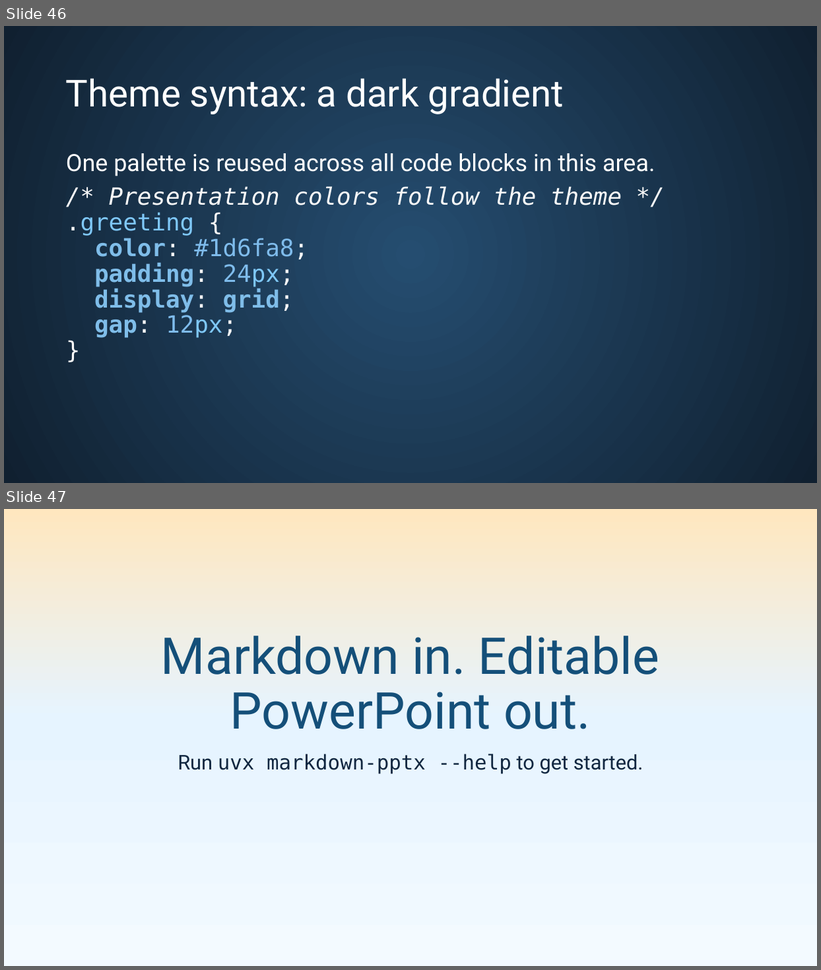
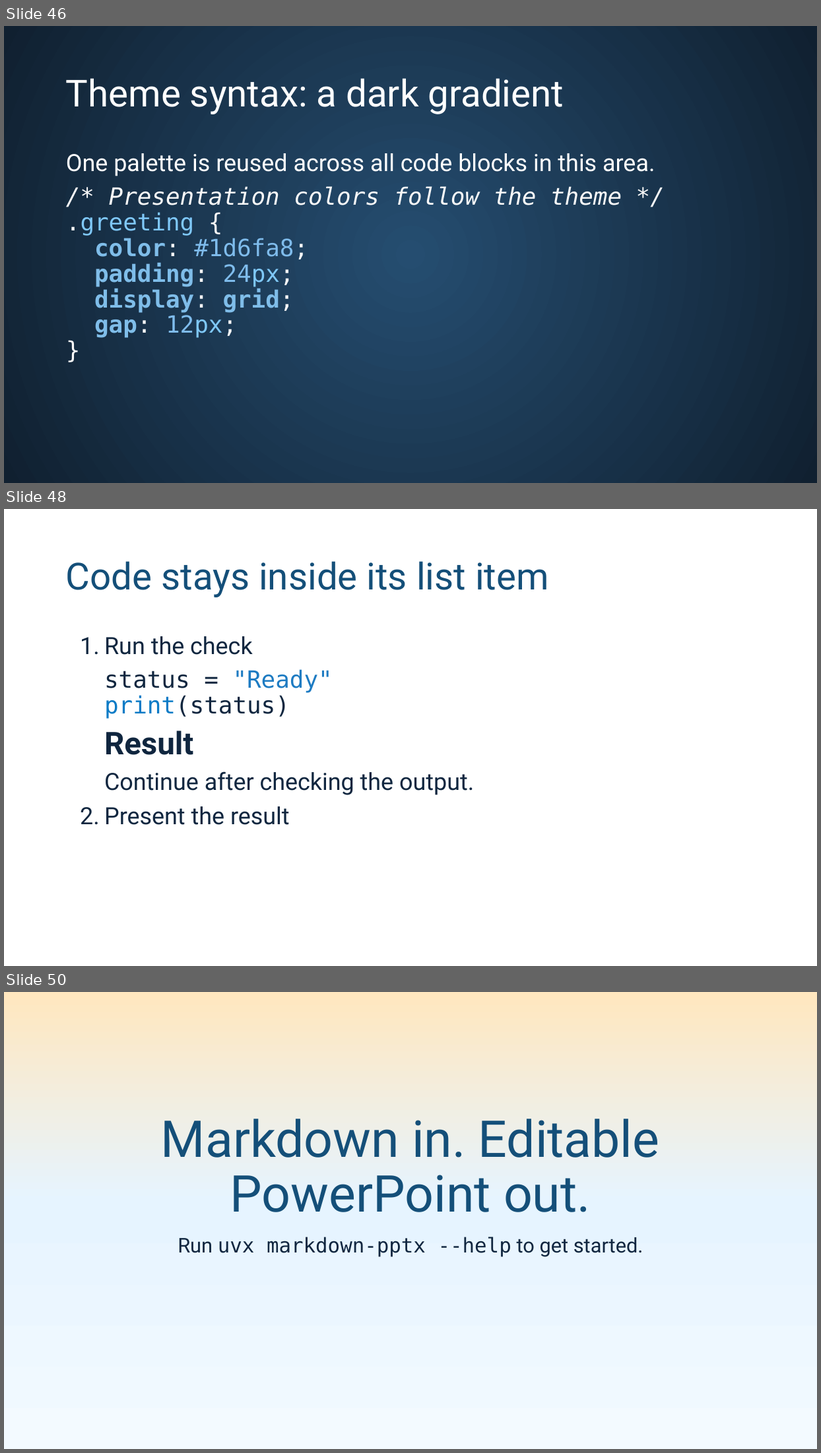
Before and after one commit to pseudosavant/markdown-pptx, a slide deck: sample/showcase.pptx. Shown one above the other, each under a label of ours: slides 46 and 47 before the commit, slides 46, 48 and 50 after it; the slides between them are not shown. The pictures are 821x970 and 821x1453 pixels, drawn with LibreOffice and Linux fonts; fonts in the diff are those of the drawing. Boxes give left, top, right and bottom in pixels: in the first picture for what was removed or moved away, otherwise in the second. Text is boxed around its words. In the diff, an @@ line names an element or a change of style, - is before the commit and + after.

Commit message:
Resolve deck references and preserve list structure and link titles

```diff
--- a/sample/showcase.pptx
+++ b/sample/showcase.pptx
@@ slide 48 added at bbox=[4, 509, 817, 966], background #FFFFFF @@
@@ title added at bbox=[66, 561, 549, 597], 44 pt, text #144F79 @@
+Code stays inside its list item
@@ text added at bbox=[104, 636, 474, 825], 28 pt, text #10263F @@
+1. Run the check
+status = "Ready"
+print(status)
+Result
+Continue after checking the output.
+2. Present the result
@@ what was slide 47 is now slide 50 @@
```
Also in this commit, not shown: 2 other slides added, 14 other files.
